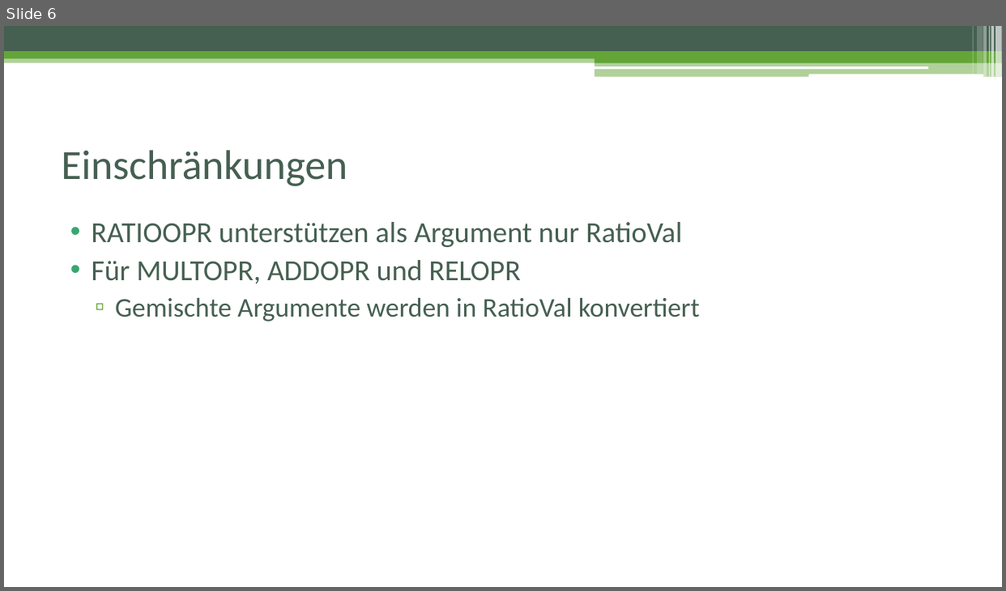
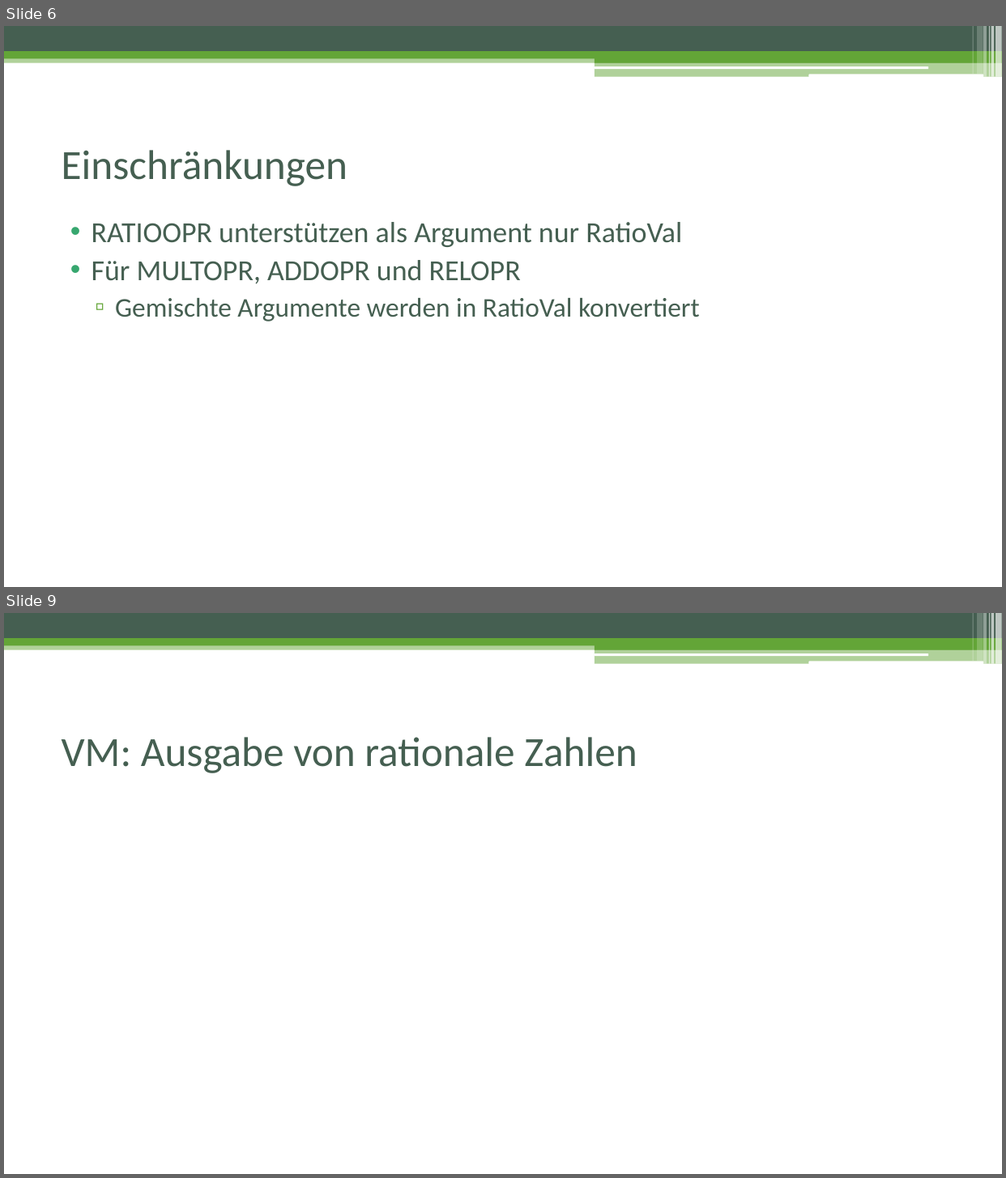
Before and after one commit to cguedel/fhnw-cpib, a slide deck: docs/Präsentation_Schlussbericht.pptx. Shown one above the other, each under a label of ours: slide 6 before the commit, slides 6 and 9 after it; the slides between them are not shown. The pictures are 1006x591 and 1006x1178 pixels, drawn with LibreOffice and Linux fonts; fonts in the diff are those of the drawing. Boxes give left, top, right and bottom in pixels: in the first picture for what was removed or moved away, otherwise in the second. Text is boxed around its words. In the diff, an @@ line names an element or a change of style, - is before the commit and + after.

```diff
--- a/docs/Präsentation_Schlussbericht.pptx
+++ b/docs/Präsentation_Schlussbericht.pptx
@@ slide 9 added at (4,613,1002,1174), background #FFFFFF; not listed: 13 template elements that a slide beside it also shows @@
@@ title added at (62,737,637,773), 40 pt, text #455F51 @@
+VM: Ausgabe von rationale Zahlen
```
Also in this commit, not shown: 1 slide changed, 3 other slides added, 1 slide removed.
